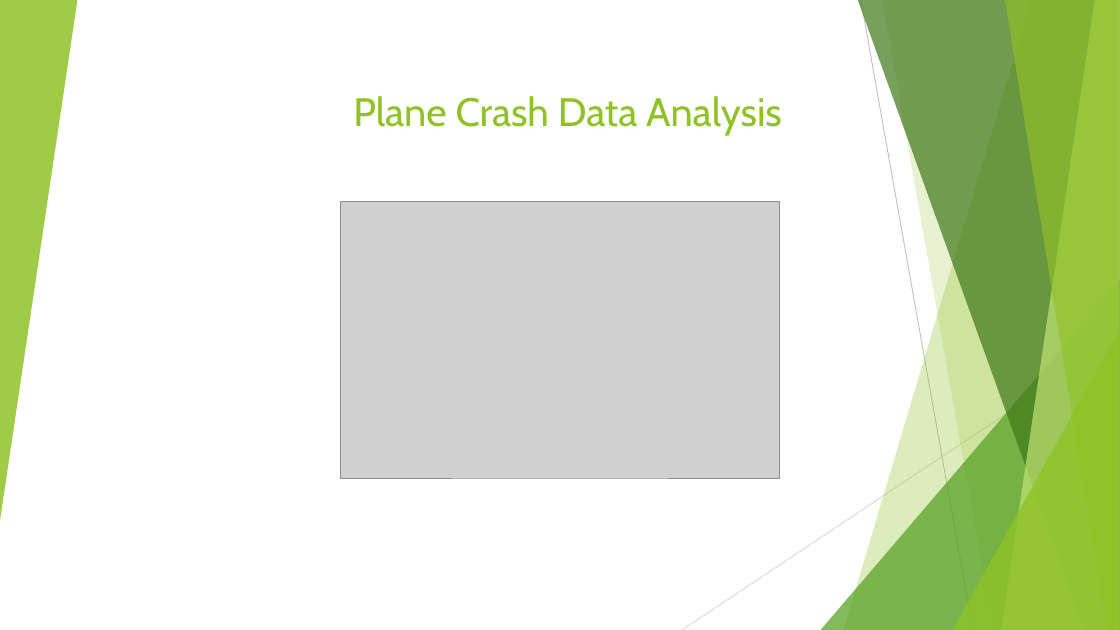
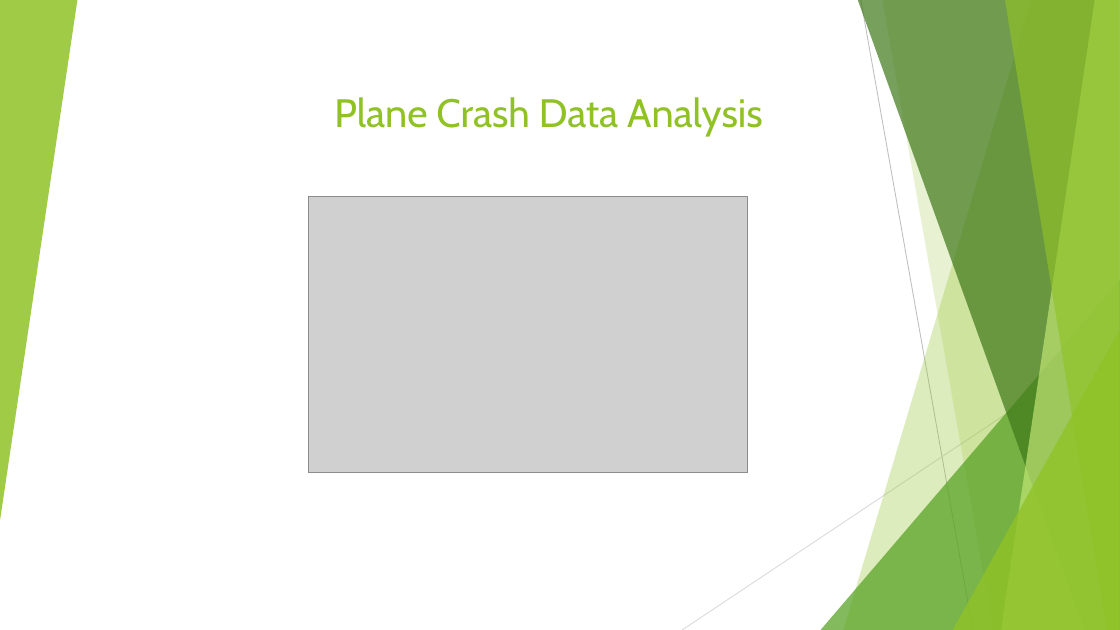
Before and after one commit to MZt92-ui/Project-1-Group-3, a slide deck: slide 3 of plane_crash_presenation_Rob.pptx (slide 1 before the commit). Drawn at 1120x630 pixels with LibreOffice and Linux fonts; fonts in the diff are those of the drawing; grey boxes stand for pictures. Boxes give left, top, right and bottom in pixels: in the first picture for what was removed or moved away, otherwise in the second. Text is boxed around its words. In the diff, an @@ line names an element or a change of style, - is before the commit and + after.

```diff
--- a/plane_crash_presenation_Rob.pptx
+++ b/plane_crash_presenation_Rob.pptx
@@ title "Plane Crash Data Analysis": place and size @@
-title "Plane Crash Data Analysis" at box(353, 96, 782, 135)
+title "Plane Crash Data Analysis" at box(334, 97, 763, 136)
@@ picture: place and size @@
-picture at box(341, 202, 780, 478)
+picture at box(309, 197, 748, 473)
```
Also in this commit, not shown: 3 other slides changed, 4 slides added, 1 slide removed.
